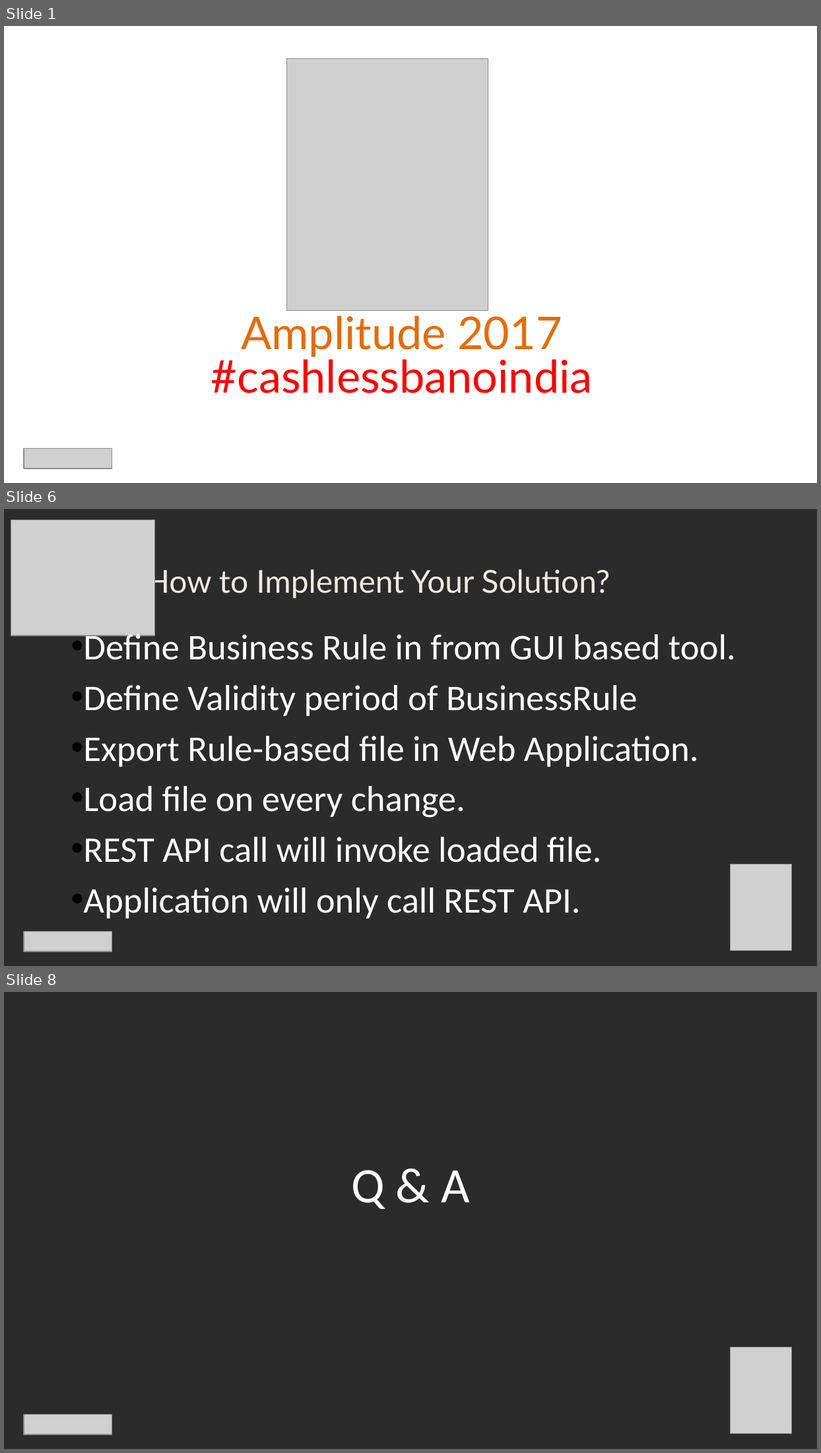
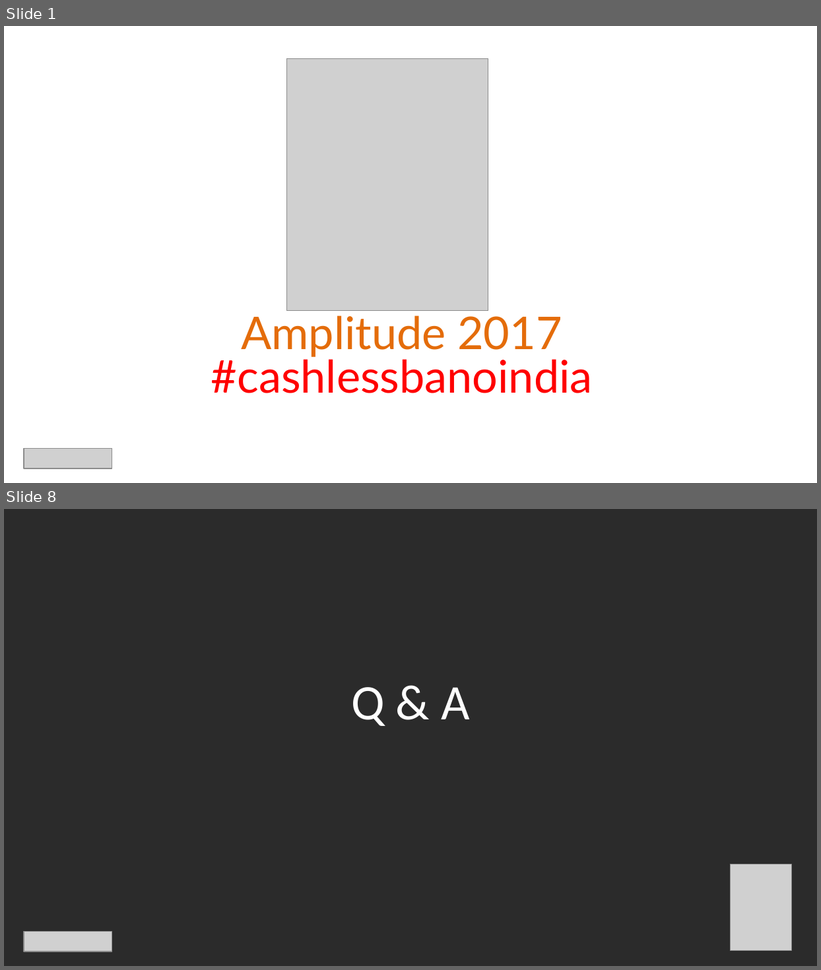
Before and after one commit to MaheshGujale/opensource-frameworks, a slide deck: TechnoRocks_Amplitude2017.pptx. Shown one above the other, each under a label of ours: slides 1, 6 and 8 before the commit, slides 1 and 8 after it; the slides between them are not shown. The pictures are 821x1453 and 821x970 pixels, drawn with LibreOffice and Linux fonts; fonts in the diff are those of the drawing; grey boxes stand for pictures; background and template pictures are left out; a plain dark background stands for a picture behind light text. Boxes give left, top, right and bottom in pixels: in the first picture for what was removed or moved away, otherwise in the second. Text is boxed around its words. In the diff, an @@ line names an element or a change of style, - is before the commit and + after.

```diff
--- a/TechnoRocks_Amplitude2017.pptx
+++ b/TechnoRocks_Amplitude2017.pptx
@@ slide 6 removed at (4,509,817,966), background picture (left out) @@
@@ picture removed at (11,520,155,636) @@
@@ text removed at (146,565,611,599) @@
-How to Implement Your Solution?
@@ text removed at (83,630,736,919) @@
-• Define Business Rule in from GUI based tool.
-• Define Validity period of BusinessRule
-• Export Rule-based file in Web Application.
-• Load file on every change.
-• REST API call will invoke loaded file.
-• Application will only call REST API.
@@ picture removed at (730,864,791,951) @@
@@ picture removed at (24,932,112,952) @@
```
Also in this commit, not shown: 5 slides changed, 1 slide added, 1 other file.
